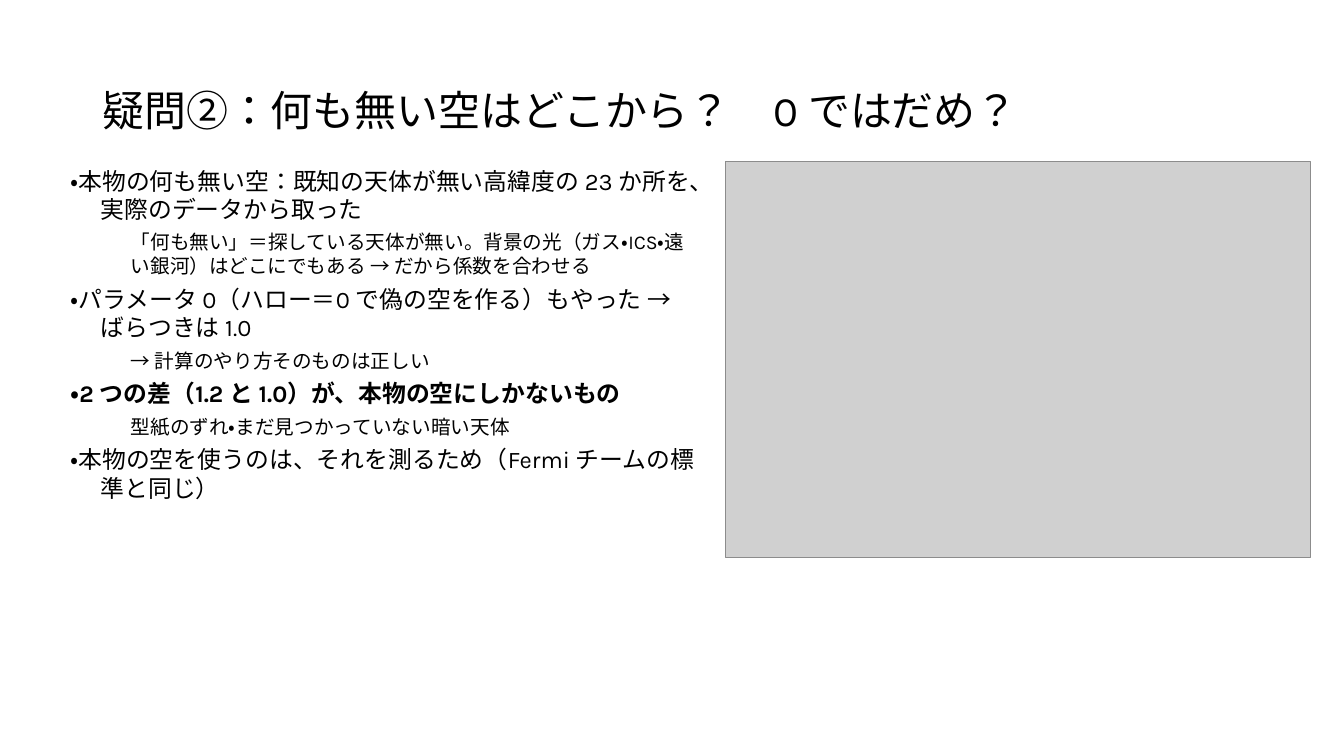
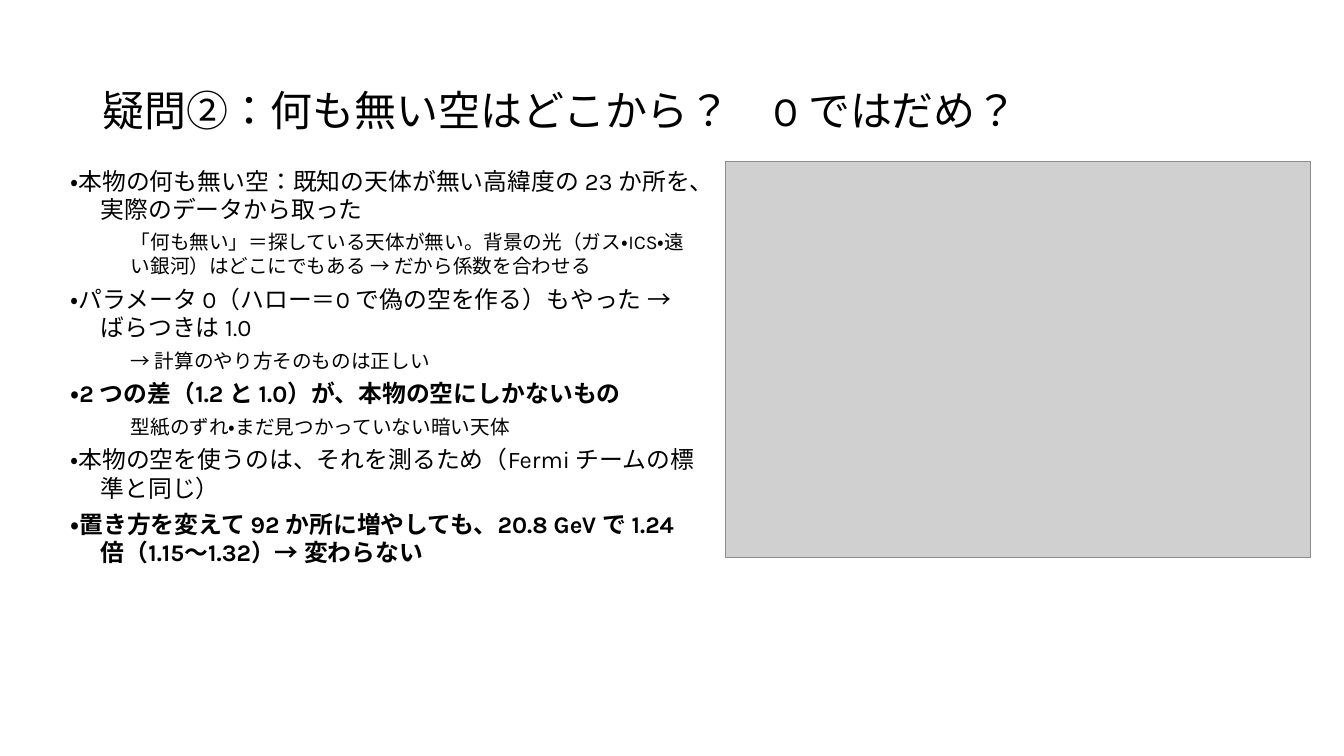
Before and after one commit to Mikann20041029/darkmatter-slides, a slide deck: slide 4 of slides/2026-10-09_研究報告_10枚版.pptx. Drawn at 1344x756 pixels with LibreOffice and Linux fonts; fonts in the diff are those of the drawing; grey boxes stand for pictures. Boxes give left, top, right and bottom in pixels: in the first picture for what was removed or moved away, otherwise in the second. Text is boxed around its words. In the diff, an @@ line names an element or a change of style, - is before the commit and + after.

```diff
--- a/slides/2026-10-09_研究報告_10枚版.pptx
+++ b/slides/2026-10-09_研究報告_10枚版.pptx
@@ text at <box>70,512,674,564</box>: paragraph added @@
+・置き方を変えて 92 か所に増やしても、20.8 GeV で 1.24 倍（1.15〜1.32）→ 変わらない
```
Also in this commit, not shown: 1 other slide changed.
